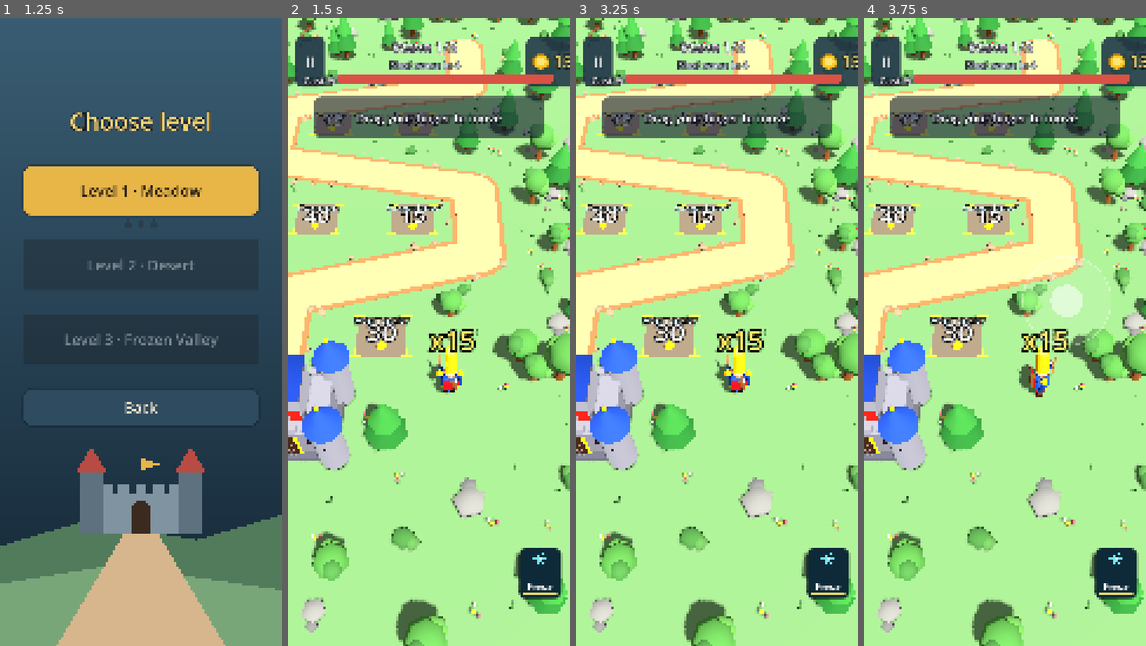
Above: before the commit, frames 1-4 (left to right).
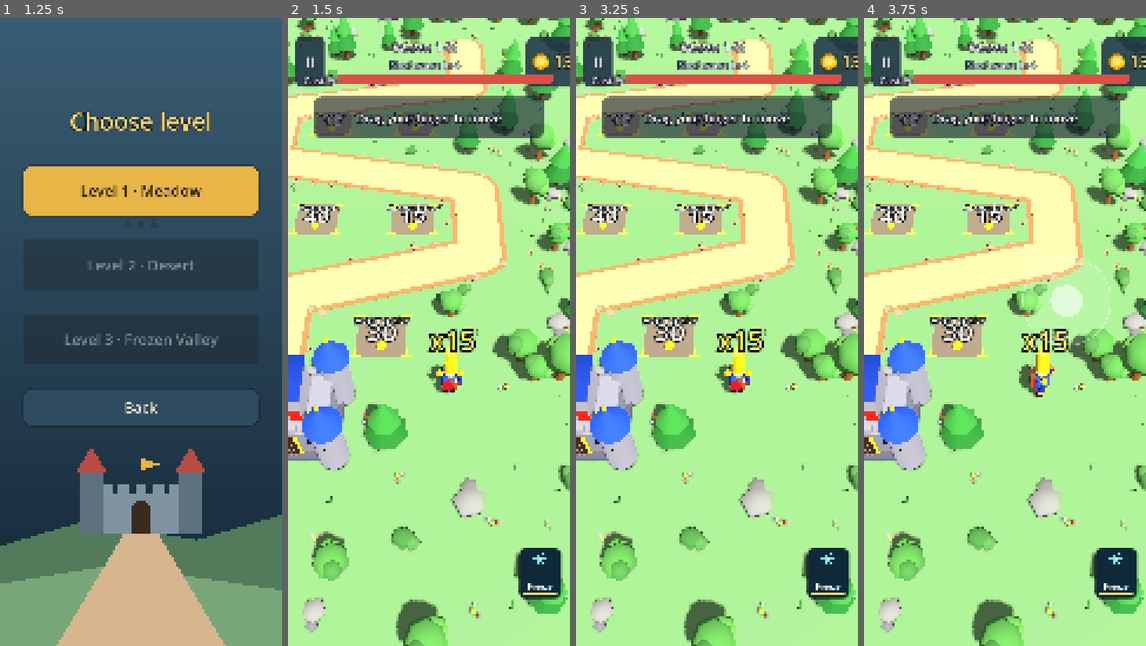
Above: after the commit, the same moments.

Repository: legioner666/Game-
Game: Godot game, scene res://main.tscn
Two runs of this game, one before a commit and one after it. Both use one fixed random seed, a clock stepped at 60 frames per second and the inputs below.
Inputs (mouse positions are in pixels of both pictures, inside the frame that each line leads up to):
- Up to frame 1 (1.25 s): click "Play" at 0.5 s
- Up to frame 2 (1.5 s): click "Level 1 · Meadow" at 1.25 s
- Up to frame 3 (3.25 s): click "II" at 2 s; click "Restart" at 2.75 s
- Up to frame 4 (3.75 s): tap Enter at 3.5 s; move the mouse to (1067, 300) at 3.52 s; hold Right (ui_right) from 3.53 s (still down); click (1067, 300) at 3.67 s

Frame 1 is identical in both runs. In frame 2, less than 0.1% of the frame differs, in the area x 49-56%, y 53-58%; in frame 3, less than 0.1%; in frame 4, less than 0.1%, in the area x 59-69%, y 54-61%.

Commit message:
New bow: curved limbs, grip wrap, animated string and nocked arrow, hands; draw/release animation
Co-Authored-By: Claude Sonnet 5.5 <noreply@anthropic.com>
Claude-Session: https://claude.ai/code/session_01Vo2zMfmpPBAjaiyM3QAnEB

Diff:
--- a/godot/game.gd
+++ b/godot/game.gd
@@ -1684,12 +1684,20 @@
 	# цикл пострілу: 1.0 = щойно випустив (віддача), 0.4..0 = натяг тятиви перед наступним
 	var draw := clampf(1.0 - _hero_cd / maxf(HERO_CD, 0.01), 0.0, 1.0) if tgt >= 0 else 0.0
 	var kick := _bow_kick * _bow_kick
-	(_hero.get_meta("bow") as Node3D).position.z = -0.55 + kick * 0.2 - draw * 0.04
-	(_hero.get_meta("bow") as Node3D).rotation.z = kick * 0.25
-	(_hero.get_meta("arm_l") as Node3D).rotation.x = 1.3 + kick * 0.25
-	if tgt >= 0:
-		# права рука натягує тятиву до плеча, потім різко відпускає
-		(_hero.get_meta("arm_r") as Node3D).rotation.x = lerpf(-sw * 0.9, 1.0, draw) - kick * 0.8
+	var aiming := tgt >= 0
+	var bow_n := _hero.get_meta("bow") as Node3D
+	Models.bow_pull(bow_n, draw if aiming else 0.0)
+	bow_n.rotation.x = -kick * 0.12
+	bow_n.position.z = -0.52 + kick * 0.12
+	(_hero.get_meta("arm_l") as Node3D).rotation.x = 1.3 + kick * 0.15
+	var arm_r := _hero.get_meta("arm_r") as Node3D
+	if aiming:
+		# права рука тягне тятиву до щоки і різко відпускає
+		var pull_amt := smoothstep(0.0, 0.5, draw)
+		arm_r.rotation.z = lerpf(arm_r.rotation.z, -1.25 * maxf(pull_amt, 0.55), 1.0 - exp(-25.0 * delta))
+		arm_r.rotation.x = lerpf(-sw * 0.9, 0.35, pull_amt)
+	else:
+		arm_r.rotation.z = lerpf(arm_r.rotation.z, 0.0, 1.0 - exp(-12.0 * delta))
 	body.rotation.x = kick * 0.12 - draw * 0.04
 	body.position.z = kick * 0.08
 
--- a/godot/models.gd
+++ b/godot/models.gd
@@ -459,13 +459,45 @@
 	arm_r.add_child(mi(capsule(0.1, 0.62, 6, 2), Vector3(0, -0.25, 0), BLUE_D))
 	body.add_child(arm_r)
 
+	# руки з кистями; ліва тримає лук, права тягне тятиву
+	arm_l.add_child(mi(sphere(0.11, 6), Vector3(0, -0.56, 0), SKIN))
+	arm_r.add_child(mi(sphere(0.11, 6), Vector3(0, -0.56, 0), SKIN))
+	arm_l.rotation.y = -0.3
+
+	# лук: вигнутий, з потовщенням у руків'ї, золотими кінцями; площина YZ, тятива до гравця (+z)
 	var bow := Node3D.new()
-	bow.position = Vector3(-0.4, 1.05, -0.55)
-	bow.add_child(mi(box(Vector3(0.07, 0.24, 0.07)), Vector3.ZERO, WOOD))
-	bow.add_child(mi(box(Vector3(0.06, 0.5, 0.06)), Vector3(0, 0.34, -0.05), WOOD_L, Vector3(-18, 0, 0)))
-	bow.add_child(mi(box(Vector3(0.06, 0.5, 0.06)), Vector3(0, -0.34, -0.05), WOOD_L, Vector3(18, 0, 0)))
-	bow.add_child(mi(box(Vector3(0.015, 1.1, 0.015)), Vector3(0, 0, 0.1), Color(0.95, 0.95, 0.9)))
+	bow.position = Vector3(-0.24, 1.0, -0.52)
+	var bow_dark := Color(0.36, 0.22, 0.12)
+	var half := 0.72
+	var curve := 0.3
+	var segs := 8
+	for side in [-1.0, 1.0]:
+		for i in segs:
+			var y0: float = side * half * float(i) / segs
+			var y1: float = side * half * float(i + 1) / segs
+			var z0 := curve * pow(y0 / half, 2.0)
+			var z1 := curve * pow(y1 / half, 2.0)
+			var th := atan2(z1 - z0, y1 - y0)
+			var ln := Vector2(y1 - y0, z1 - z0).length() + 0.02
+			var w := lerpf(0.11, 0.06, float(i) / segs)
+			bow.add_child(mi(box(Vector3(w, ln, w)), Vector3(0, (y0 + y1) * 0.5, (z0 + z1) * 0.5), bow_dark if i < 2 else WOOD_L, Vector3(rad_to_deg(th), 0, 0)))
+		bow.add_child(mi(sphere(0.06, 5), Vector3(0, side * half, curve), GOLD))
+	bow.add_child(mi(box(Vector3(0.14, 0.3, 0.14)), Vector3(0, 0, 0), Color(0.55, 0.12, 0.12)))  # обмотка руків'я
+	var str_t := mi(box(Vector3(0.02, 1.0, 0.02)), Vector3.ZERO, Color(0.97, 0.95, 0.85))
+	var str_b := mi(box(Vector3(0.02, 1.0, 0.02)), Vector3.ZERO, Color(0.97, 0.95, 0.85))
+	bow.add_child(str_t)
+	bow.add_child(str_b)
+	var arrow := Node3D.new()
+	arrow.add_child(mi(box(Vector3(0.04, 0.04, 0.95)), Vector3(0, 0, -0.475), Color(0.85, 0.78, 0.62)))
+	arrow.add_child(mi(cyl(0.0, 0.07, 0.2, 5), Vector3(0, 0, -1.0), Color(0.78, 0.8, 0.85), Vector3(-90, 0, 0)))
+	arrow.add_child(mi(box(Vector3(0.12, 0.012, 0.16)), Vector3(0, 0, -0.05), Color(0.85, 0.2, 0.2)))
+	arrow.visible = false
+	bow.add_child(arrow)
+	bow.set_meta("str_t", str_t)
+	bow.set_meta("str_b", str_b)
+	bow.set_meta("arrow", arrow)
 	body.add_child(bow)
+	bow_pull(bow, 0.0)
 
 	root.set_meta("body", body)
 	root.set_meta("leg_l", leg_l)
@@ -586,3 +618,23 @@
 	root.add_child(mi(box(Vector3(0.5, 0.8, 0.04)), Vector3(-0.65, 2.9, 0.93), RED))
 	root.add_child(mi(box(Vector3(0.5, 0.8, 0.04)), Vector3(0.65, 2.9, 0.93), RED))
 	return root
+
+
+## Тятива й стріла лука: pull 0..1 — натяг. Тятива — дві ланки від кінців до точки накладання.
+static func bow_pull(bow: Node3D, pull: float) -> void:
+	var half := 0.72
+	var curve := 0.3
+	var nz := curve + pull * 0.42
+	var tips := [Vector2(half, curve), Vector2(-half, curve)]
+	var names := ["str_t", "str_b"]
+	for i in 2:
+		var n := bow.get_meta(names[i]) as Node3D
+		var a: Vector2 = tips[i]
+		var b := Vector2(0.0, nz)
+		var d := b - a
+		n.position = Vector3(0, (a.x + b.x) * 0.5, (a.y + b.y) * 0.5)
+		n.scale = Vector3(1, d.length(), 1)
+		n.rotation = Vector3(atan2(d.y, d.x), 0, 0)
+	var arrow := bow.get_meta("arrow") as Node3D
+	arrow.visible = pull > 0.12
+	arrow.position = Vector3(0, 0, nz)
